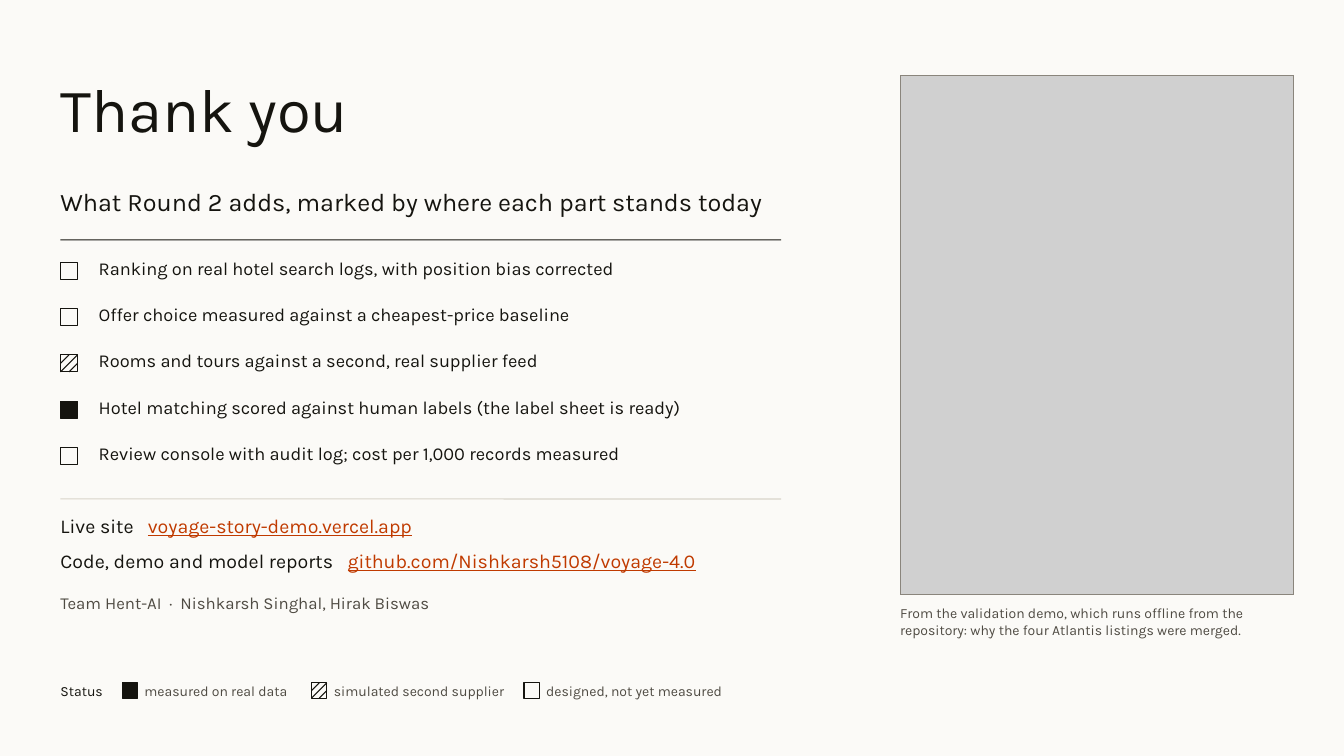
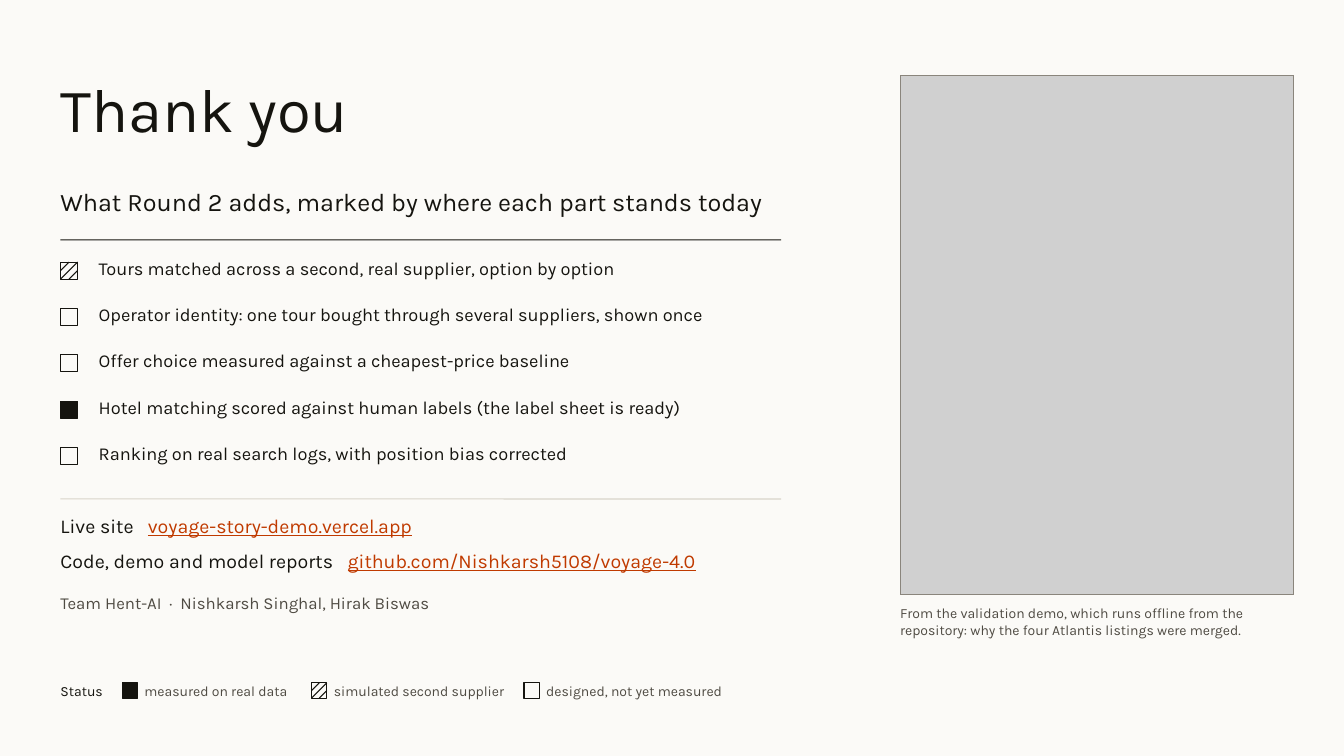
Before and after one commit to Nishkarsh5108/voyage-4.0, a slide deck: slide 4 of submission/round1/Canon_Round1_v3.pptx. Drawn at 1344x756 pixels with LibreOffice and Linux fonts; fonts in the diff are those of the drawing; grey boxes stand for pictures. Boxes give left, top, right and bottom in pixels: in the first picture for what was removed or moved away, otherwise in the second. Text is boxed around its words. In the diff, an @@ line names an element or a change of style, - is before the commit and + after.

Commit message:
Reposition around the experiences gap: site market section, hero line, deck Round 2 list
Hotel and room mapping are bought products; Canon leads on matching tours and activities across suppliers,
one operator's product through several supply paths, and comparable offers (research/06-market-gap.md).

```diff
--- a/submission/round1/Canon_Round1_v3.pptx
+++ b/submission/round1/Canon_Round1_v3.pptx
@@ line moved from (60, 372) - (78, 355) to (60, 279) - (78, 262) @@
@@ line moved from (70, 372) - (78, 363) to (60, 271) - (70, 262) @@
@@ text at (99,262,615,280): text changed @@
-Rooms and tours against a second, real supplier feed
+Tours matched across a second, real supplier, option by option
@@ text removed at (99,262,613,280) @@
-Ranking on real hotel search logs, with position bias corrected
@@ line moved from (60, 363) - (70, 355) to (70, 279) - (78, 271) @@
@@ text added at (99,308,703,326), 13 pt, text #15140F @@
+Operator identity: one tour bought through several suppliers, shown once
@@ text "Offer choice measured against a ...": place and size @@
-text "Offer choice measured against a ..." at (99,308,569,326)
+text "Offer choice measured against a ..." at (99,354,569,372)
@@ text at (99,447,567,465): text changed @@
-Review console with audit log; cost per 1,000 records measured
+Ranking on real search logs, with position bias corrected
```
Also in this commit, not shown: 4 other files.
